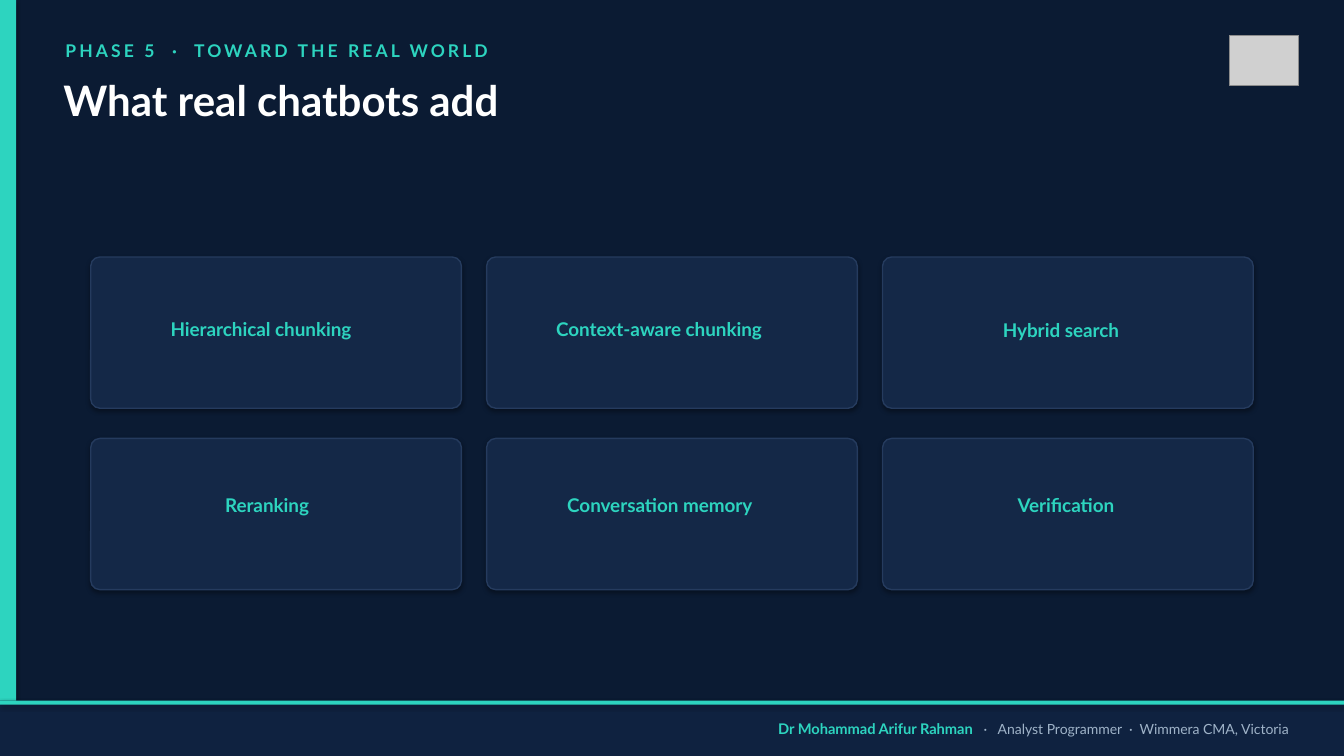
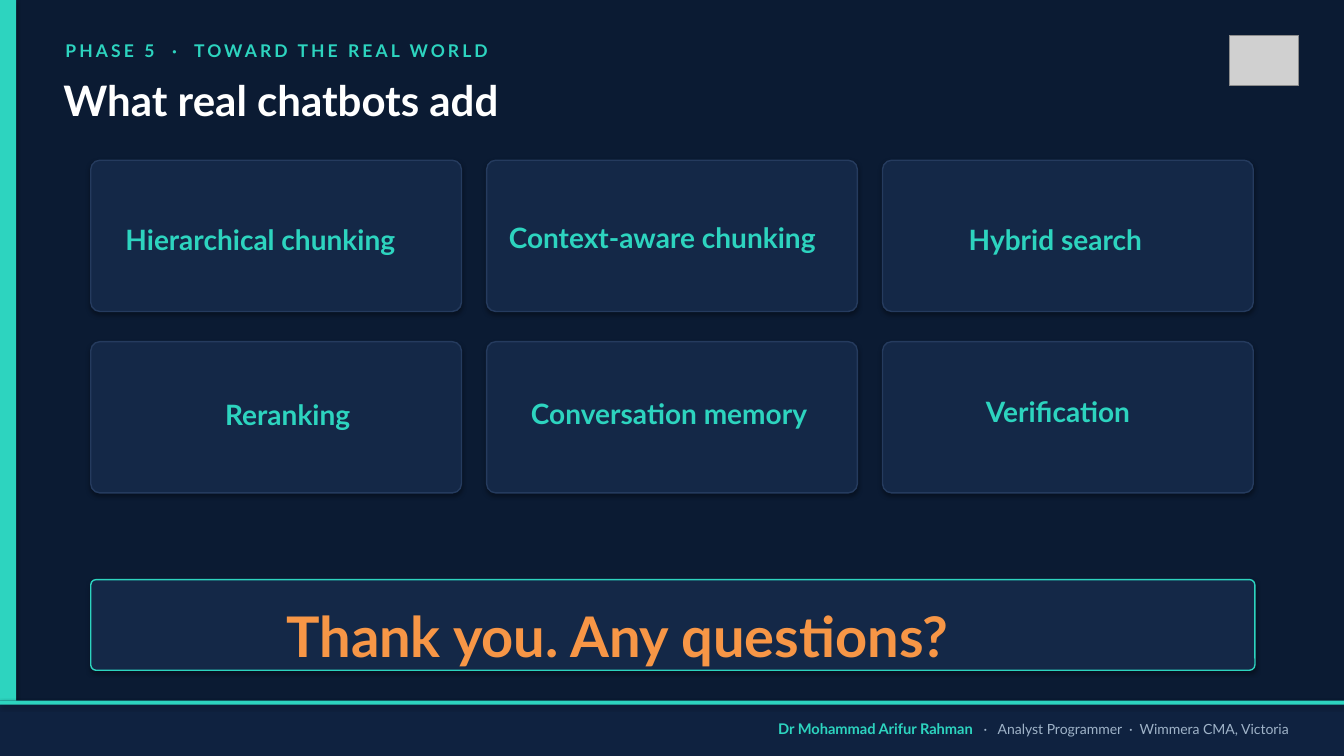
Before and after one commit to arifwcma/induction, a slide deck: slide 16 of lecture/deck.pptx (slide 15 before the commit). Drawn at 1344x756 pixels with LibreOffice and Linux fonts; fonts in the diff are those of the drawing; grey boxes stand for pictures. Boxes give left, top, right and bottom in pixels: in the first picture for what was removed or moved away, otherwise in the second. Text is boxed around its words. In the diff, an @@ line names an element or a change of style, - is before the commit and + after.

```diff
--- a/lecture/deck.pptx
+++ b/lecture/deck.pptx
@@ 6 rounded rectangles: place and size @@
-6 rounded rectangles at [91,257,1254,590]
+6 rounded rectangles at [91,160,1254,493]
@@ text "Hierarchical chunking": place and size @@
-text "Hierarchical chunking" at [171,322,351,340]
+text "Hierarchical chunking" at [125,229,395,255]
@@ size 13.5 to 20 pt in 6 elements at [225,404,350,430], [969,229,1142,255], [986,401,1130,422], [531,403,807,429], [125,229,395,255], [509,227,816,253] @@
@@ text "Context-aware chunking": place and size @@
-text "Context-aware chunking" at [556,322,762,340]
+text "Context-aware chunking" at [509,227,816,253]
@@ text "Hybrid search": place and size @@
-text "Hybrid search" at [1003,323,1119,340]
+text "Hybrid search" at [969,229,1142,255]
@@ text "Reranking": place and size @@
-text "Reranking" at [225,498,309,516]
+text "Reranking" at [225,404,350,430]
@@ text "Conversation memory": place and size @@
-text "Conversation memory" at [567,498,752,515]
+text "Conversation memory" at [531,403,807,429]
@@ text "Verification": place and size @@
-text "Verification" at [1018,498,1115,512]
+text "Verification" at [986,401,1130,422]
@@ rounded rectangle added at [91,580,1255,670], fill #142847, outline #2DD4BF 1 pt @@
@@ text added at [286,615,949,667], 40 pt, text #F79646, bold @@
+Thank you. Any questions?
```
Also in this commit, not shown: 14 other slides changed, 1 slide added, 1 other file.
